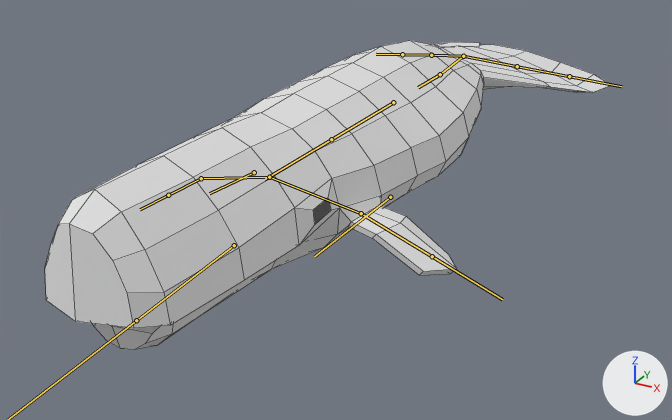
What one commit did to the FBX model Sonar/Assets/Main Level/SWhale.fbx.
Camera for both pictures: a camera (50 mm lens) standing at (12.7, -23.1, 9.4) and looking at (0.1, -0.2, -2.1). Every picture has the same lights, and +X, +Y and +Z are marked at lower right. Both versions are drawn at frame 1 of the action 'Armature|SwimLeft'; the numbers are the values there. The bones that bend it are drawn over the model as lines. Mesh edges are drawn as thin lines.

The first picture shows 'Whale'.
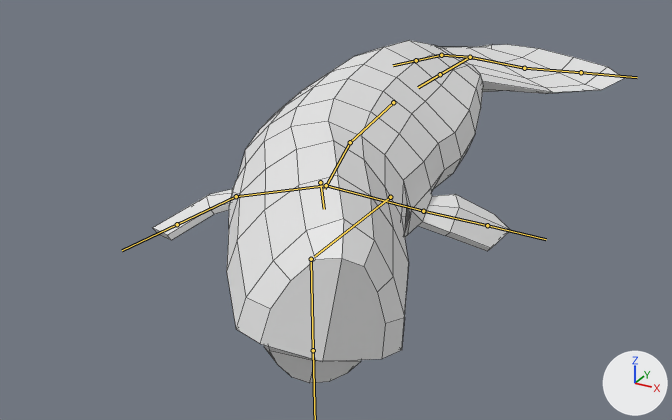
Location of each change, [x1, y1, x2, y2] in pixels of the pictures (672 x 420 px):
'Whale', posed (17% narrower, 11% taller): before [45, 40, 611, 350]; after [153, 40, 624, 383]
bone 'SpineMid', root to tip: before (393, 102) to (331, 139); after (393, 102) to (350, 142)
bone 'SpineTop', root to tip: before (331, 139) to (264, 179); after (350, 142) to (324, 189)
bone 'Head', root to tip: before (254, 172) to (209, 193); after (320, 182) to (324, 209)
bone 'Flipper_R', root to tip: before (201, 178) to (168, 195); after (236, 196) to (177, 224)
bone 'Flipper_L', root to tip: before (361, 213) to (432, 256); after (423, 211) to (487, 225)
bone 'Tail', root to tip: before (440, 74) to (463, 56); after (440, 74) to (470, 57)
bone 'TailFlap_L', root to tip: before (463, 56) to (517, 66); after (470, 57) to (524, 68)
bone 'TailFlapTip_L', root to tip: before (517, 66) to (569, 76); after (524, 68) to (581, 72)
bone 'TailFlap_R', root to tip: before (463, 56) to (431, 55); after (470, 57) to (441, 55)
bone 'TailFlapTip_R', root to tip: before (431, 55) to (402, 54); after (441, 55) to (416, 60)

The change, as a diff of the scene's bpy script:
```diff
--- a/Sonar/Assets/Main Level/SWhale.fbx.py
+++ b/Sonar/Assets/Main Level/SWhale.fbx.py
@@ bone_spinemid @@
 bone_spinemid = bpy.data.objects['Armature'].pose.bones['SpineMid']  # child of 'SpineBot'
-bone_spinemid.rotation_quaternion = (1.0, 0.0, 0.0, 0.0)  # degrees (0, 0, 0)
+bone_spinemid.rotation_quaternion = (0.998, 0.0, 0.0, -0.07)  # degrees (0, 0, -8)
@@ bone_spinetop @@
 bone_spinetop = bpy.data.objects['Armature'].pose.bones['SpineTop']  # child of 'SpineMid'
-bone_spinetop.rotation_quaternion = (1.0, 0.0, 0.0, 0.0)  # degrees (0, 0, 0)
+bone_spinetop.rotation_quaternion = (0.996, 0.0, 0.0, -0.084)  # degrees (0, 0, -10)
@@ bone_head @@
 bone_head = bpy.data.objects['Armature'].pose.bones['Head']  # child of 'SpineTop'
-bone_head.rotation_quaternion = (1.0, 0.0, 0.0, 0.0)  # degrees (0, 0, 0)
+bone_head.rotation_quaternion = (0.989, -0.01, -0.079, -0.126)  # degrees (0, -9, -14)
@@ bone_flipper_r @@
 bone_flipper_r = bpy.data.objects['Armature'].pose.bones['Flipper_R']  # child of 'Shoulder_R'
-bone_flipper_r.rotation_quaternion = (1.0, 0.0, 0.0, 0.0)  # degrees (0, 0, 0)
+bone_flipper_r.rotation_quaternion = (0.993, 0.121, 0.0, 0.0)  # degrees (14, 0, 0)
@@ bone_flipper_l @@
 bone_flipper_l = bpy.data.objects['Armature'].pose.bones['Flipper_L']  # child of 'Shoulder_L'
-bone_flipper_l.rotation_quaternion = (1.0, 0.0, 0.0, 0.0)  # degrees (0, 0, 0)
+bone_flipper_l.rotation_quaternion = (0.976, -0.159, 0.148, 0.024)  # degrees (-18, 17, 0)
@@ bone_tail @@
 bone_tail = bpy.data.objects['Armature'].pose.bones['Tail']  # child of 'SpineBot'
-bone_tail.rotation_quaternion = (1.0, 0.0, 0.0, 0.0)  # degrees (0, 0, 0)
+bone_tail.rotation_quaternion = (0.996, 0.004, 0.064, -0.059)  # degrees (0, 7, -7)
@@ bone_tailflap_l @@
 bone_tailflap_l = bpy.data.objects['Armature'].pose.bones['TailFlap_L']  # child of 'Tail'
-bone_tailflap_l.rotation_quaternion = (1.0, 0.0, 0.0, 0.0)  # degrees (0, 0, 0)
+bone_tailflap_l.rotation_quaternion = (0.998, 0.0, 0.0, 0.063)  # degrees (0, 0, 7)
@@ bone_tailflaptip_l @@
 bone_tailflaptip_l = bpy.data.objects['Armature'].pose.bones['TailFlapTip_L']  # child of 'TailFlap_L'
-bone_tailflaptip_l.rotation_quaternion = (1.0, 0.0, 0.0, 0.0)  # degrees (0, 0, 0)
+bone_tailflaptip_l.rotation_quaternion = (0.998, 0.0, 0.0, 0.062)  # degrees (0, 0, 7)
@@ bone_tailflap_r @@
 bone_tailflap_r = bpy.data.objects['Armature'].pose.bones['TailFlap_R']  # child of 'Tail'
-bone_tailflap_r.rotation_quaternion = (1.0, 0.0, 0.0, 0.0)  # degrees (0, 0, 0)
+bone_tailflap_r.rotation_quaternion = (0.999, 0.0, 0.0, 0.051)  # degrees (0, 0, 6)
@@ bone_tailflaptip_r @@
 bone_tailflaptip_r = bpy.data.objects['Armature'].pose.bones['TailFlapTip_R']  # child of 'TailFlap_R'
-bone_tailflaptip_r.rotation_quaternion = (1.0, 0.0, 0.0, 0.0)  # degrees (0, 0, 0)
+bone_tailflaptip_r.rotation_quaternion = (0.997, 0.0, 0.0, 0.073)  # degrees (0, 0, 8)
```
